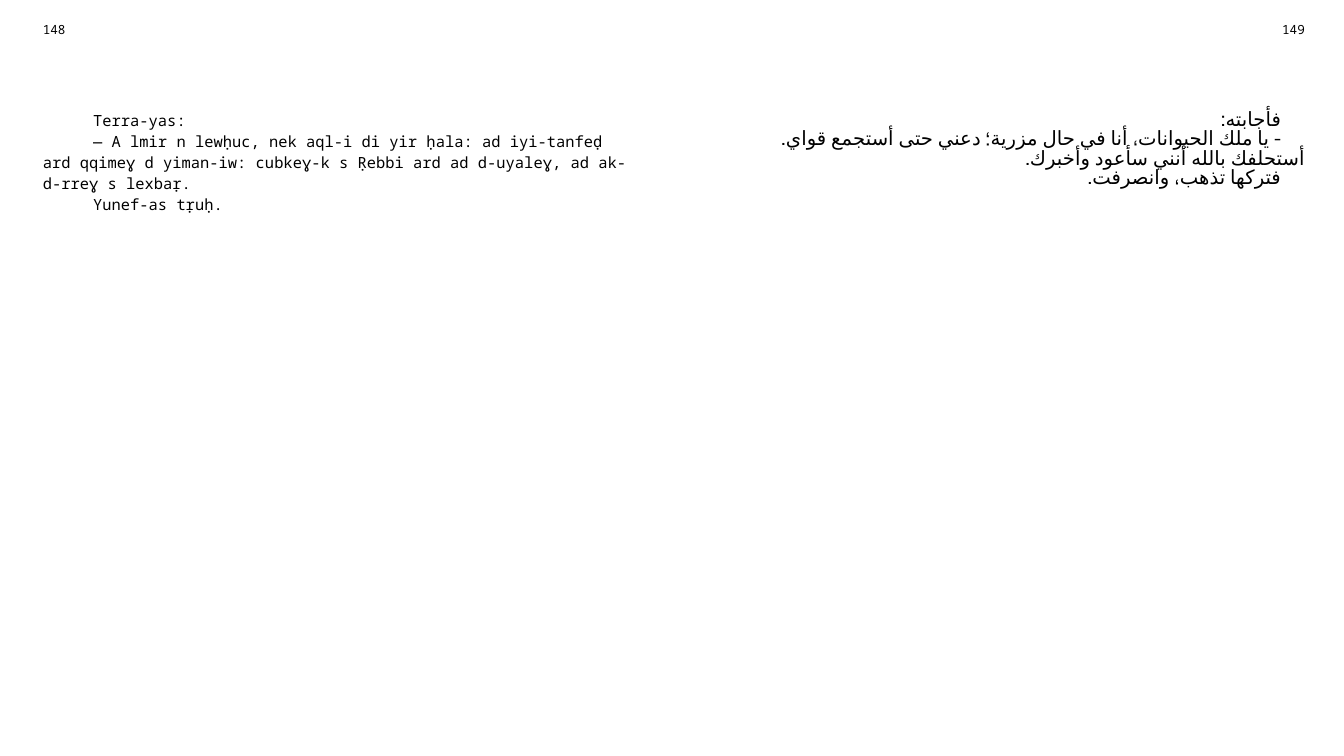
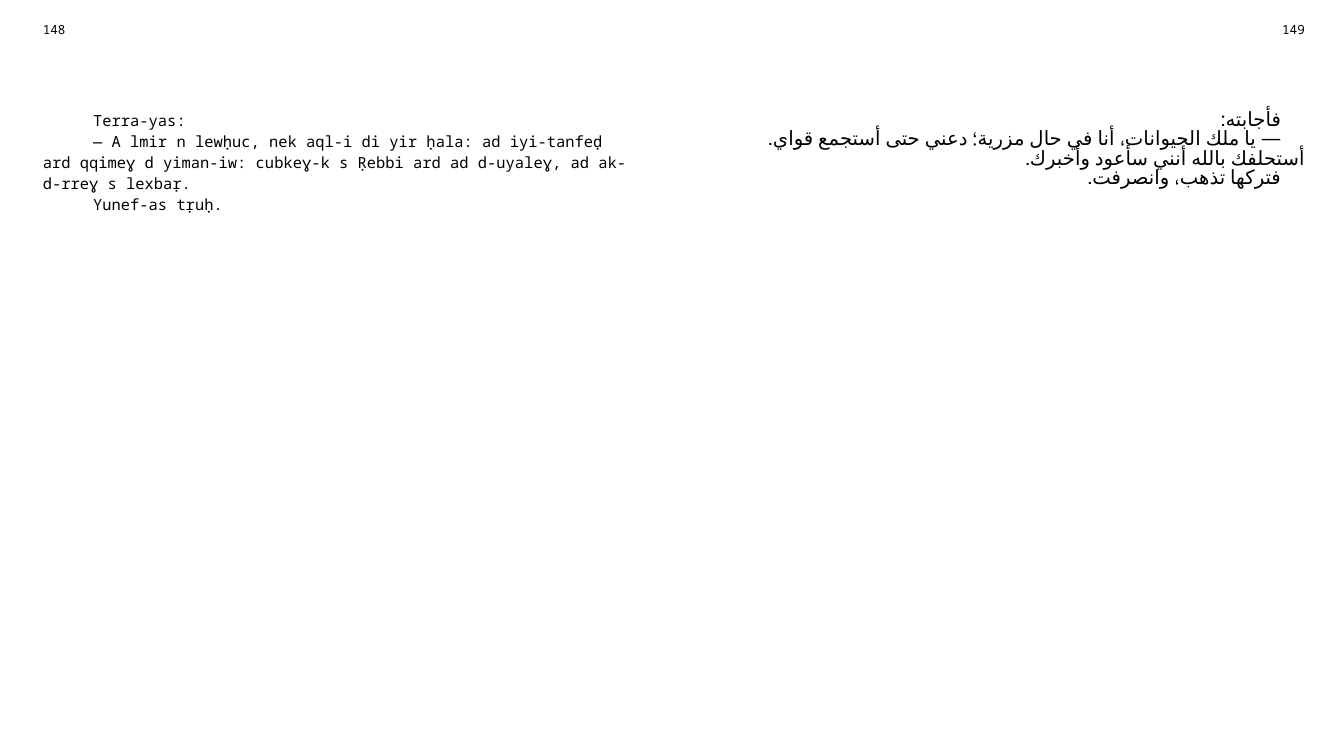
Before and after one commit to sferhah/tamacahut_n_wuccen, a slide deck: slide 72 of Uccen.ConsoleApp/Resources/pptx/uccen.arb.pptx. Drawn at 1344x756 pixels with LibreOffice and Linux fonts; fonts in the diff are those of the drawing. Boxes give left, top, right and bottom in pixels: in the first picture for what was removed or moved away, otherwise in the second. Text is boxed around its words. In the diff, an @@ line names an element or a change of style, - is before the commit and + after.

```diff
--- a/Uccen.ConsoleApp/Resources/pptx/uccen.arb.pptx
+++ b/Uccen.ConsoleApp/Resources/pptx/uccen.arb.pptx
@@ table at (32,16,1315,729) @@
-row 3, column 3: فأجابته: / ‑ يا ملك الحيوانات، أنا في حال مزرية؛ دعني حتى أستجمع قواي. أستحلفك بالله أنني سأعود وأخبرك. / فتركها تذهب، وانصرفت.
+row 3, column 3: فأجابته: / — يا ملك الحيوانات، أنا في حال مزرية؛ دعني حتى أستجمع قواي. أستحلفك بالله أنني سأعود وأخبرك. / فتركها تذهب، وانصرفت.
```
Also in this commit, not shown: 14 other slides changed, 3 other files.
